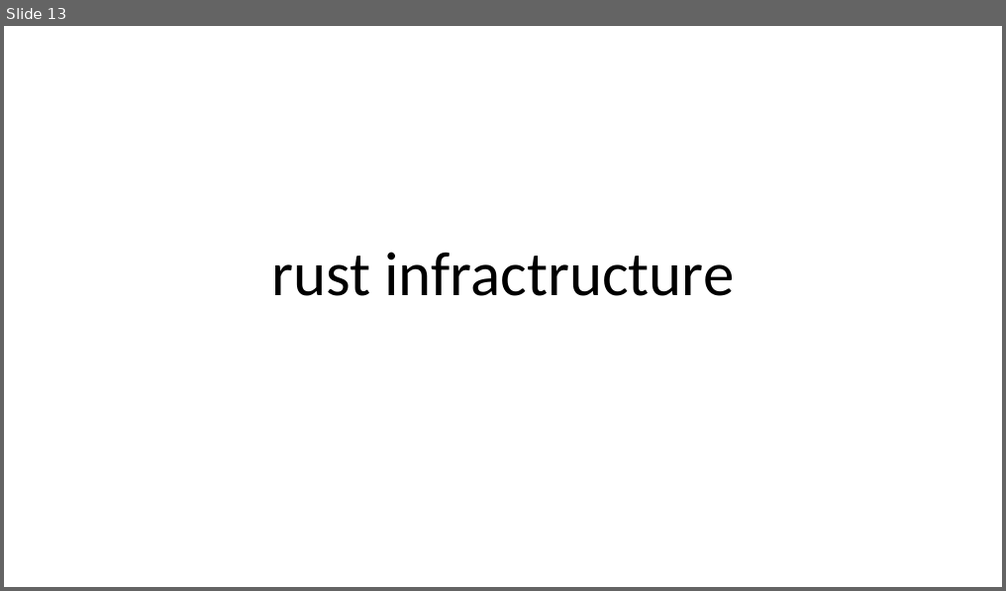
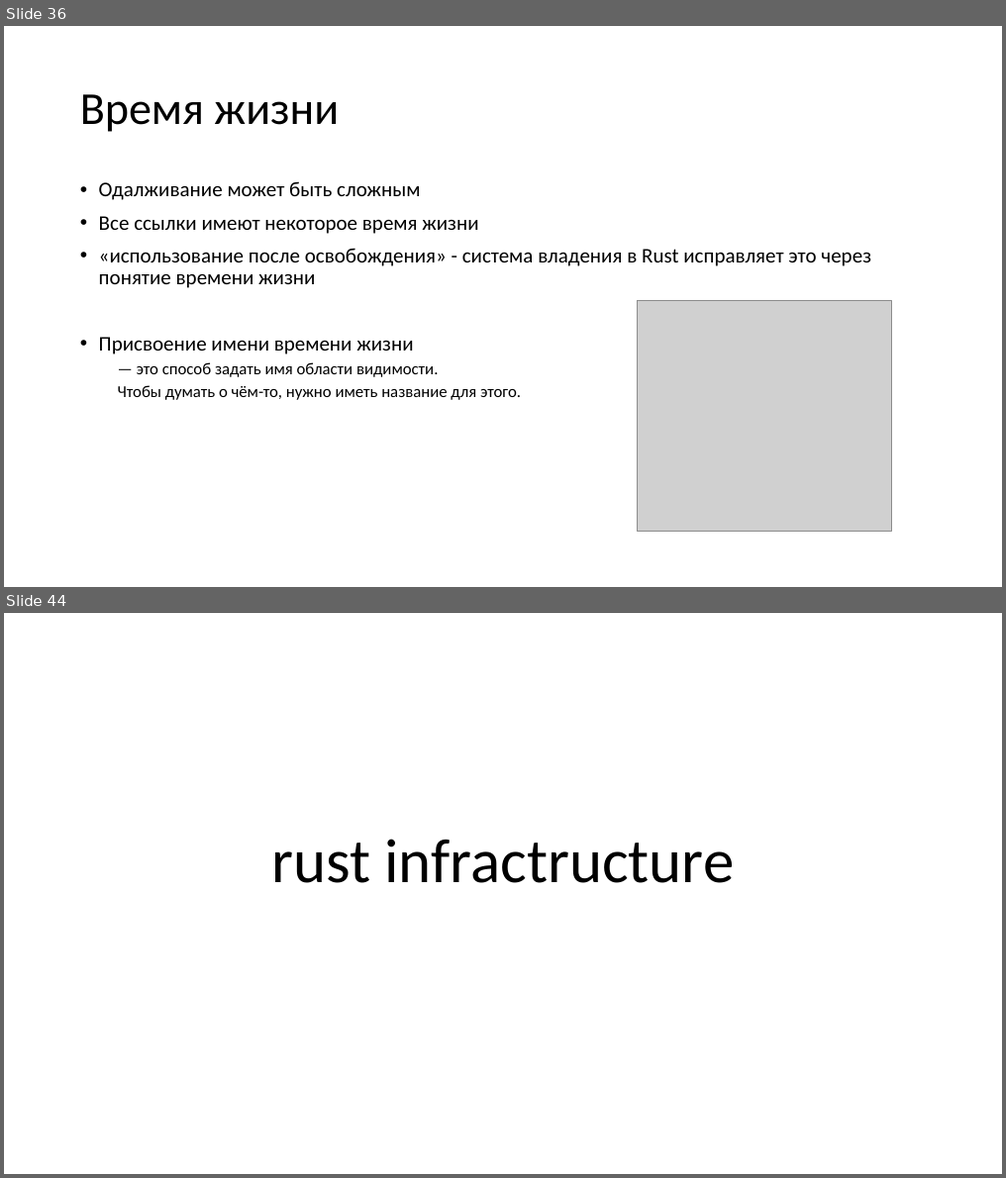
Before and after one commit to AGanyushkin/teraflops, a slide deck: conf_rust.pptx. Shown one above the other, each under a label of ours: slide 13 before the commit, slides 36 and 44 after it; the slides between them are not shown. The pictures are 1006x591 and 1006x1178 pixels, drawn with LibreOffice and Linux fonts; fonts in the diff are those of the drawing; grey boxes stand for pictures. Boxes give left, top, right and bottom in pixels: in the first picture for what was removed or moved away, otherwise in the second. Text is boxed around its words. In the diff, an @@ line names an element or a change of style, - is before the commit and + after.

```diff
--- a/conf_rust.pptx
+++ b/conf_rust.pptx
@@ slide 36 added at bbox=[4, 26, 1002, 587], background #FFFFFF @@
@@ title added at bbox=[80, 94, 339, 132], 44 pt, text #000000 @@
+Время жизни
@@ text added at bbox=[99, 181, 871, 400], 20 pt, text #000000 @@
+• Одалживание может быть сложным
+• Все ссылки имеют некоторое время жизни
+• «использование после освобождения» - система владения в Rust исправляет это через понятие времени жизни
+• Присвоение имени времени жизни
+  — это способ задать имя области видимости.
+  Чтобы думать о чём-то, нужно иметь название для этого.
@@ picture added at bbox=[638, 300, 892, 531] @@
@@ what was slide 13 is now slide 44 @@
```
Also in this commit, not shown: 1 slide changed, 34 other slides added, 4 slides removed.
